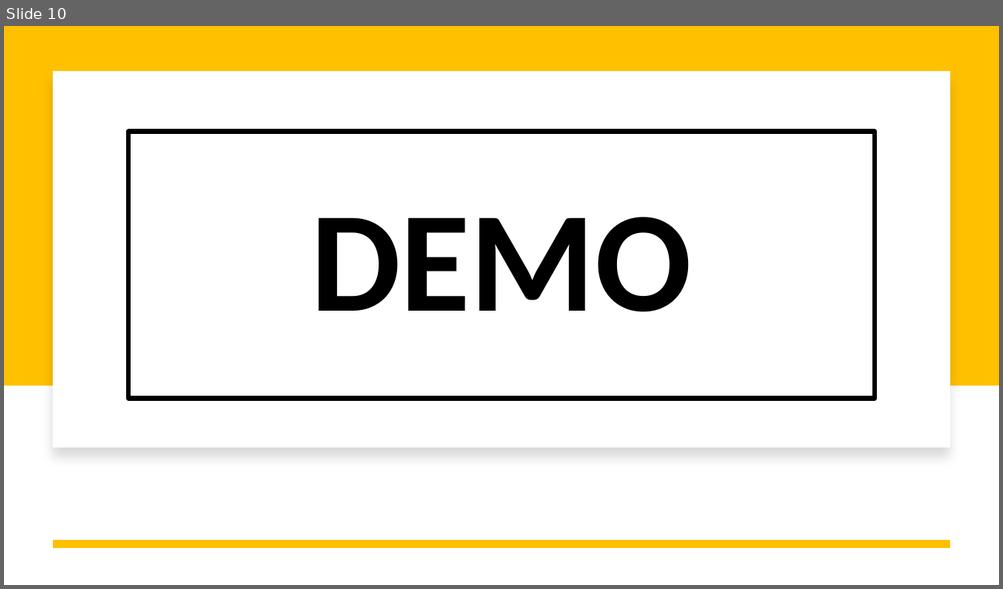
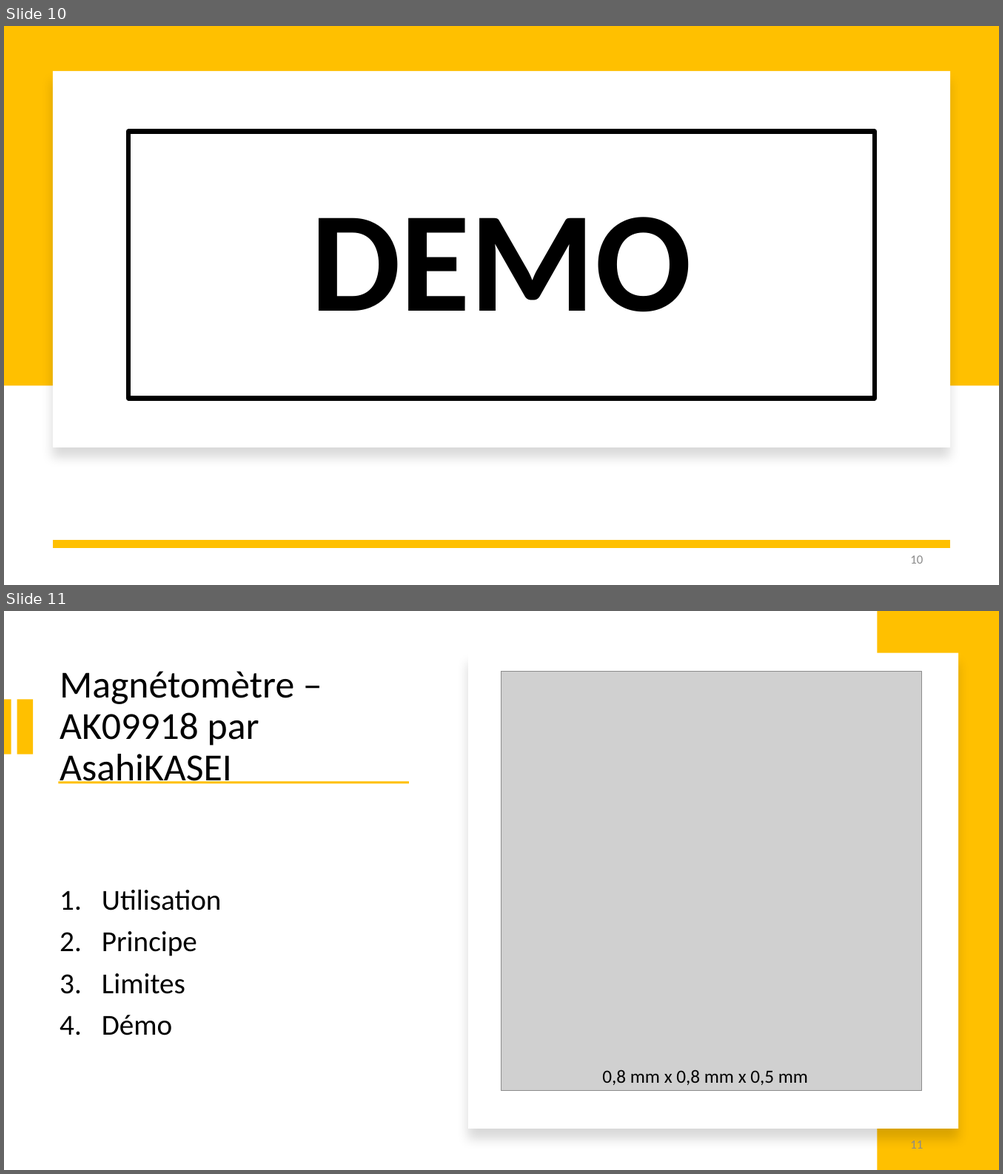
Before and after one commit to nimesh-t/Electronique-Numerique, a slide deck: Presentation/Presentation_Capteurs_BMP280.pptx. Shown one above the other, each under a label of ours: slide 10 before the commit, slides 10 and 11 after it. The pictures are 1003x589 and 1003x1174 pixels, drawn with LibreOffice and Linux fonts; fonts in the diff are those of the drawing; grey boxes stand for pictures. Boxes give left, top, right and bottom in pixels: in the first picture for what was removed or moved away, otherwise in the second. Text is boxed around its words. In the diff, an @@ line names an element or a change of style, - is before the commit and + after.

```diff
--- a/Presentation/Presentation_Capteurs_BMP280.pptx
+++ b/Presentation/Presentation_Capteurs_BMP280.pptx
@@ slide 11 added at [4,611,999,1170], background #FFFFFF @@
@@ rectangle added at [877,611,999,1170], fill #FFC000 @@
@@ rectangle added at [468,652,959,1129], fill #FFFFFF @@
@@ title added at [60,671,294,784], 37 pt, text #000000 @@
+Magnétomètre – AK09918 par AsahiKASEI
@@ picture added at [502,671,922,1091] @@
@@ rectangle added at [4,699,11,755], fill #FFC000 @@
@@ rectangle added at [17,699,32,755], fill #FFC000 @@
@@ rectangle added at [59,782,409,784], fill #FFC000 @@
@@ text added at [102,889,222,1036], 28 pt, text #000000 @@
+1. Utilisation
+2. Principe
+3. Limites
+4. Démo
@@ text added at [602,1071,808,1085], 18 pt, text #000000 @@
+0,8 mm x 0,8 mm x 0,5 mm
@@ page number added at [910,1141,922,1149], 12 pt, text #8C8C8C @@
+11
@@ slide 10 changed as well @@
@@ page number added at [910,556,922,564], 12 pt, text #8C8C8C @@
+10
```
Also in this commit, not shown: 9 other slides changed, 6 other slides added.
